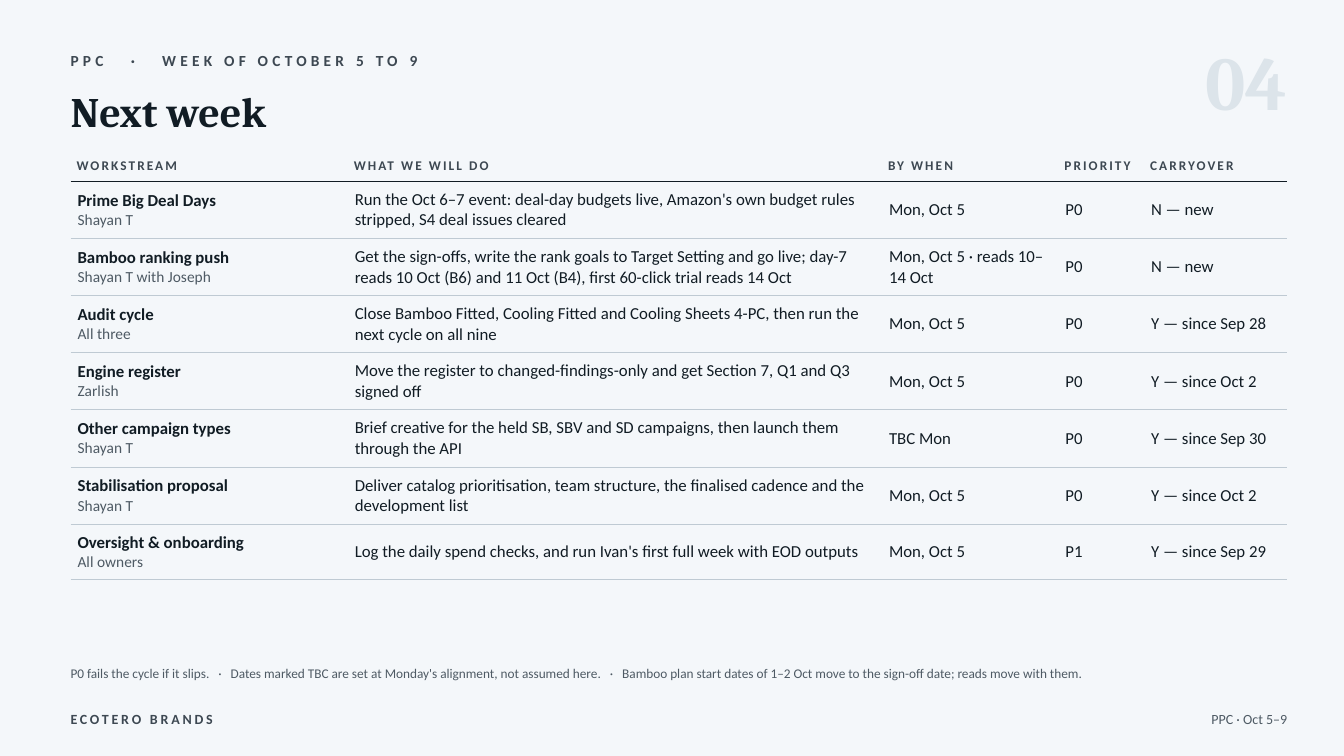
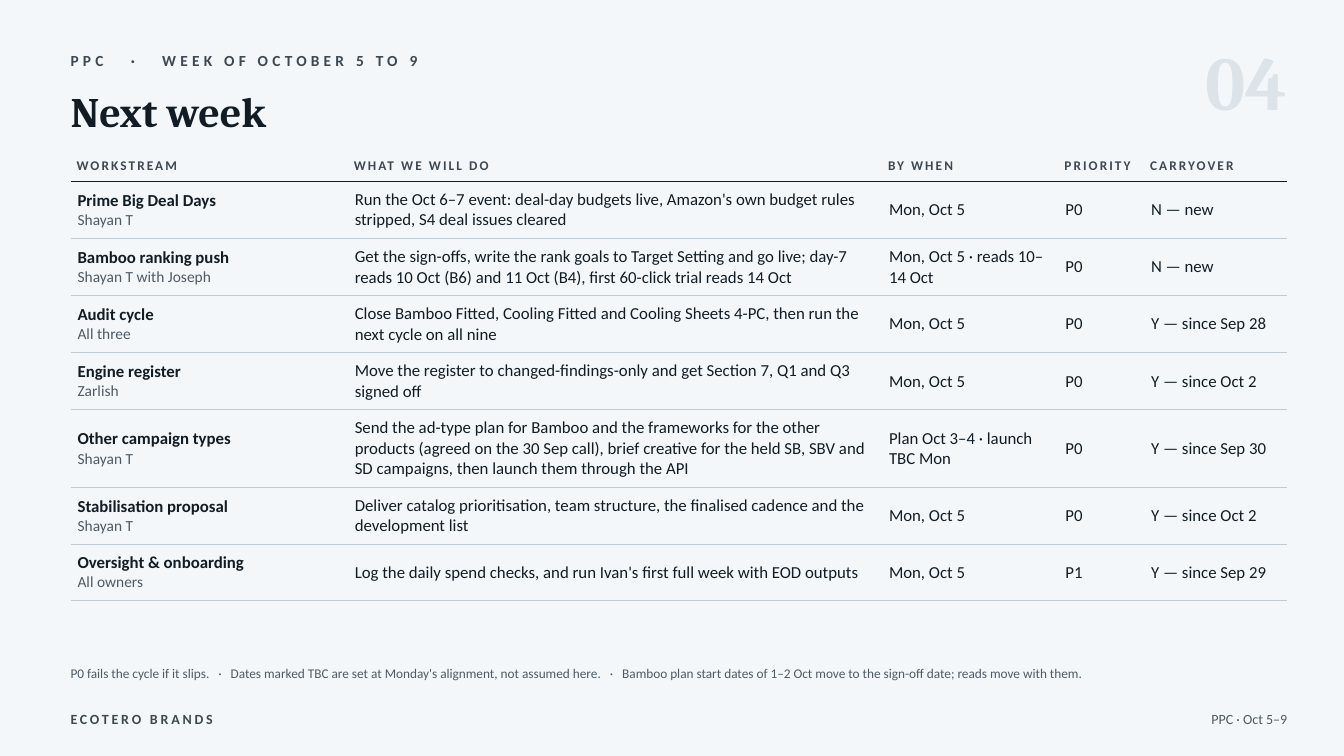
Before and after one commit to zarlish-web/PPC-Audit-, a slide deck: slide 5 of deliverables/PPC_Weekly_Review_Sep28-Oct2.pptx. Drawn at 1344x756 pixels with LibreOffice and Linux fonts; fonts in the diff are those of the drawing. Boxes give left, top, right and bottom in pixels: in the first picture for what was removed or moved away, otherwise in the second. Text is boxed around its words. In the diff, an @@ line names an element or a change of style, - is before the commit and + after.

```diff
--- a/deliverables/PPC_Weekly_Review_Sep28-Oct2.pptx
+++ b/deliverables/PPC_Weekly_Review_Sep28-Oct2.pptx
@@ table at (71, 156, 1288, 591) @@
-row 6, column 2: Brief creative for the held SB, SBV and SD campaigns, then launch them through the API
+row 6, column 2: Send the ad-type plan for Bamboo and the frameworks for the other products (agreed on the 30 Sep call), brief creative for the held SB, SBV and SD campaigns, then launch them through the API
-row 6, column 3: TBC Mon
+row 6, column 3: Plan Oct 3–4 · launch TBC Mon
```
Also in this commit, not shown: 2 other slides changed.
